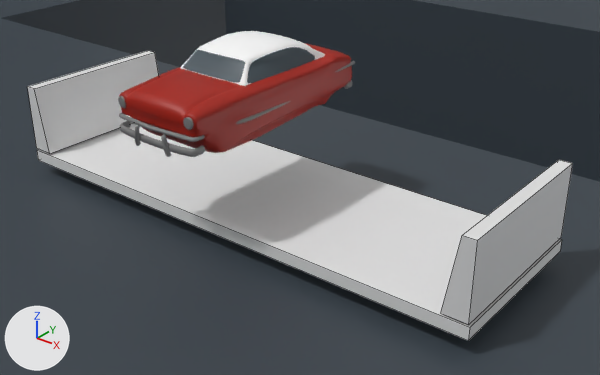
One commit to the COLLADA model models/scene.dae: the scene before it, then after it.
Both versions are drawn from a camera (50 mm lens) standing at (13.2, -14.76, 10.56) and looking at (1.38, 0.01, 1.41). The axes (+X, +Y, +Z) are drawn at lower left. The lights are the same throughout. Mesh edges are drawn as thin lines on the coarser meshes. Where no turn or scale is listed for an object, it has been applied to the vertices.

In view in the first picture: 'MVP_floor', 'deck', 'player_car'.
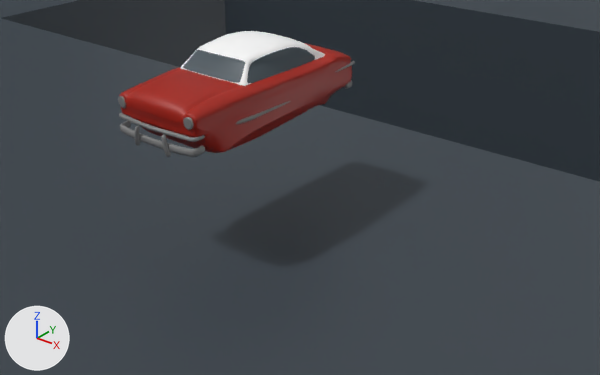
The change in detail:
Object 'deck' (ob_deck) is deleted.

Location of each change, (x1, y1, x2, y2) in pixels of the pictures (600 x 375 px):
'deck', deleted: before (27, 51, 573, 341)
